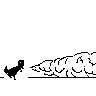
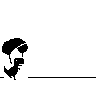
Revision of a layered 96 × 96 image; what changed, layer by layer:
added layer "Parachute" above "Umb" over (2, 38, 28, 65)
removed layer "SpitFire" over (30, 52, 96, 77)
hid "DinoFireL" over (4, 58, 24, 74)
showed "DinoNormalL" over (4, 58, 24, 74)
